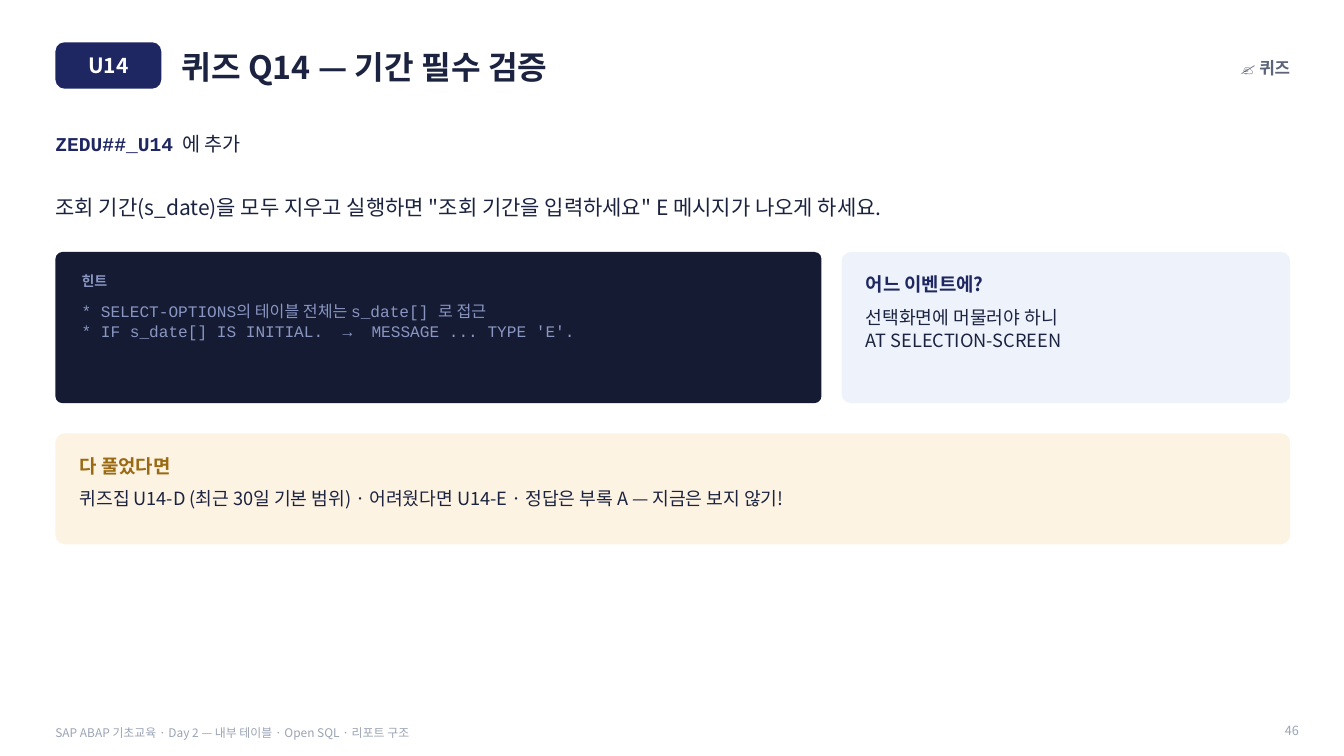
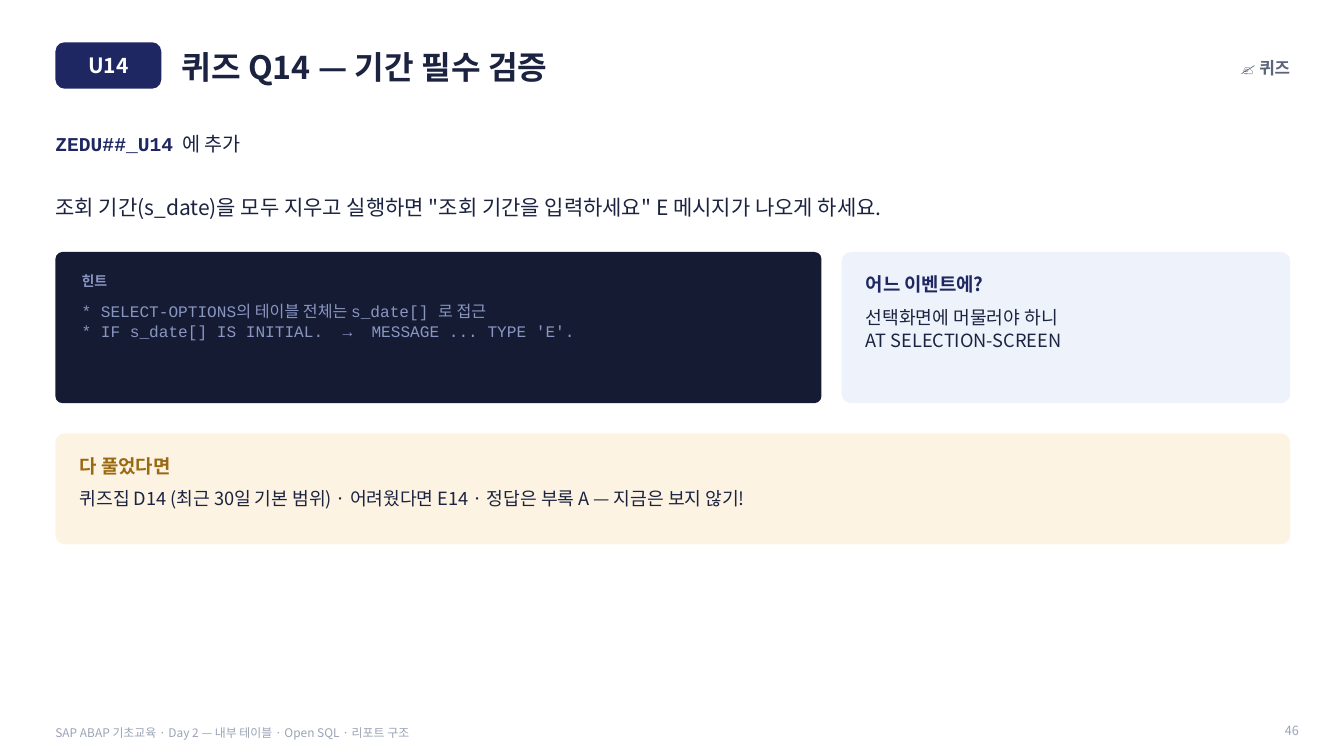
Before and after one commit to qdwe93/abap_beginner_2026, a slide deck: slide 46 of 50_슬라이드/SLIDES_Day2.pptx. Drawn at 1344x756 pixels with LibreOffice and Linux fonts; fonts in the diff are those of the drawing. Boxes give left, top, right and bottom in pixels: in the first picture for what was removed or moved away, otherwise in the second. Text is boxed around its words. In the diff, an @@ line names an element or a change of style, - is before the commit and + after.

```diff
--- a/50_슬라이드/SLIDES_Day2.pptx
+++ b/50_슬라이드/SLIDES_Day2.pptx
@@ text at (80,490,744,509): text changed @@
-퀴즈집 U14-D (최근 30일 기본 범위) · 어려웠다면 U14-E · 정답은 부록 A — 지금은 보지 않기!
+퀴즈집 D14 (최근 30일 기본 범위) · 어려웠다면 E14 · 정답은 부록 A — 지금은 보지 않기!
```
Also in this commit, not shown: 8 other slides changed, 6 other files.
